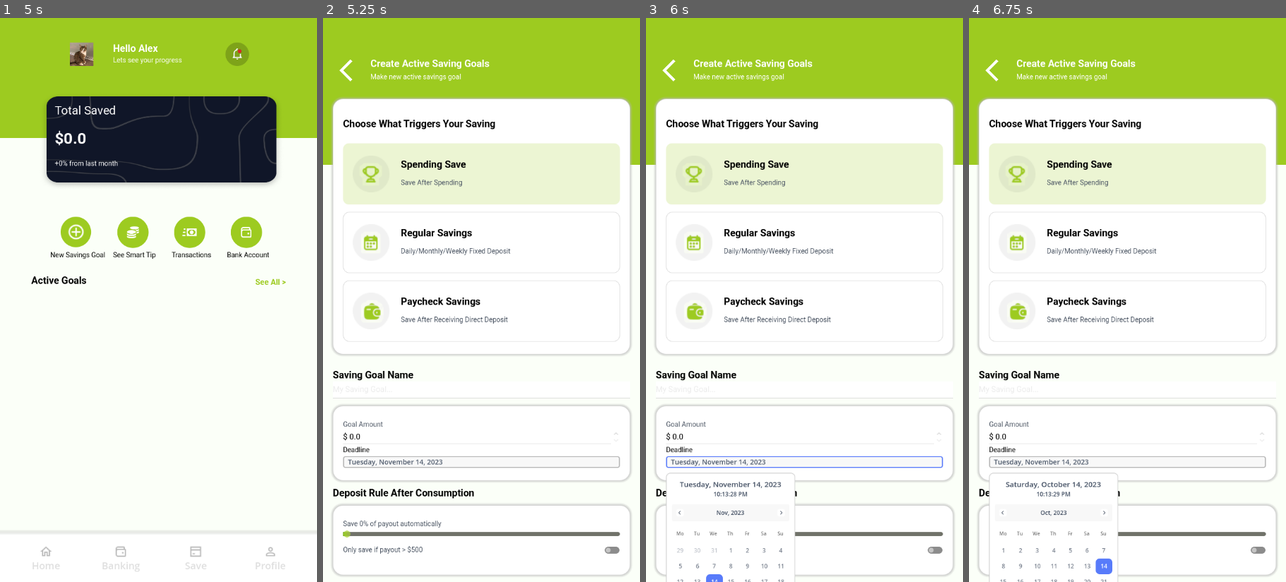
Above: before the commit, frames 1-4 (left to right).
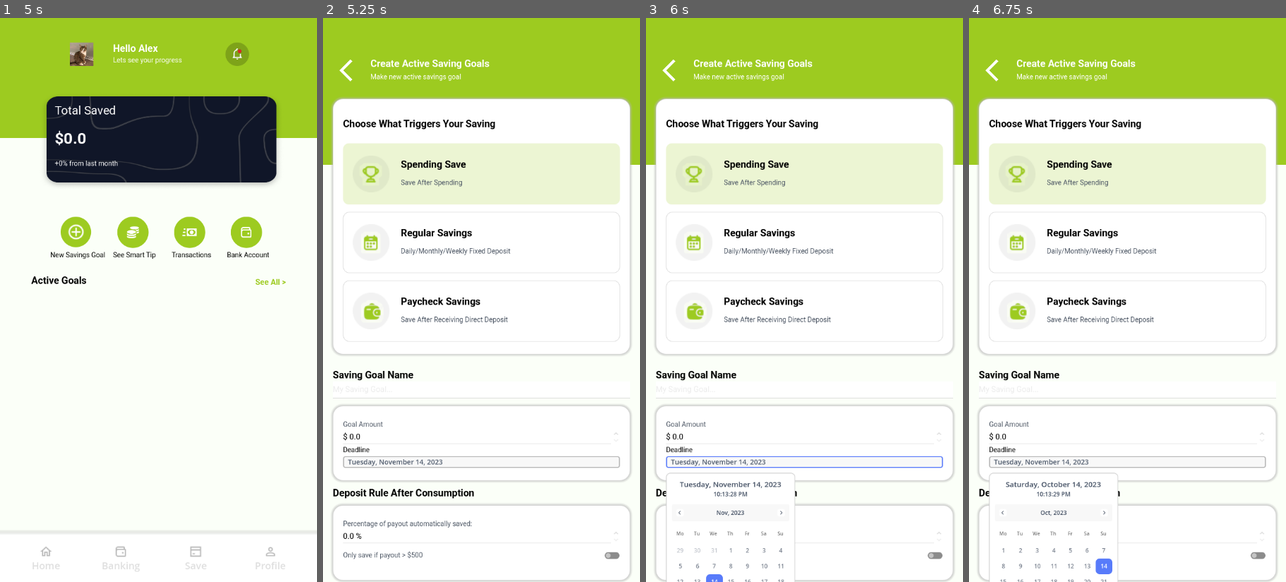
Above: after the commit, the same moments.

Repository: JUB-Yoush/4443-project
Game: Godot game, scene res://views/login.tscn
Two runs of this game, one before a commit and one after it. Both use one fixed random seed, a clock stepped at 60 frames per second and the inputs below.
Inputs (mouse positions are in pixels of both pictures, inside the frame that each line leads up to):
- Up to frame 1 (5 s): click (158, 96) at 0.52 s; type "Alex" at 0.6 s; click (158, 147) at 0.75 s; type "12" at 0.83 s; click "Login" at 1.25 s; click "Create Account" at 2 s; click (158, 96) at 2.77 s; type "Alex" at 2.85 s; click (158, 130) at 3 s; type "Alex" at 3.08 s; click (158, 164) at 3.23 s; type "Alex" at 3.32 s; click (158, 198) at 3.52 s; type "12" at 3.6 s; click "Register Account" at 4.25 s
- Up to frame 2 (5.25 s): click "New Savings Goal" at 5 s
- Up to frame 3 (6 s): click "Tuesday, November 14, 2023" at 5.75 s
- Up to frame 4 (6.75 s): click (1003, 514) at 6.5 s

Frame 1 is identical in both runs. In frame 2, 1.7% of the frame differs, in the area x 2-98%, y 89-100%; in frame 3, 0.7%; in frame 4, 0.7%.

Commit message:
text entry

Diff:
--- a/new_game_project/controllers/saving_goal_maker.gd
+++ b/new_game_project/controllers/saving_goal_maker.gd
@@ -38,13 +38,14 @@
 	$%RegularSaveBtn.pressed.connect(func(): change_trigger(SavingsType.REGULAR))
 	$%DepositSaveBtn.pressed.connect(func(): change_trigger(SavingsType.DEPOSIT))
 
-	$%SpendingSlider.value_changed.connect(func(value:float):
+	$%DepositEntry.value_changed.connect(func(value:float):
 		percentage_saved = int(value)
-		$%SpendingLabel.text = "Save " + str(int(value)) + "% of payout automatically" )
+	#	$%SpendingLabel.text = "Save " + str(int(value)) + "% of payout automatically"
+		)
 
-	$%DepositSlider.value_changed.connect(func(value:float):
+	$%PercentageEntry.value_changed.connect(func(value:float):
 		percentage_saved = int(value)
-		$%DepositLabel.text = "Save " + str(int(value)) + "% of payout automatically"
+		#$%DepositLabel.text = "Save " + str(int(value)) + "% of payout automatically"
 		)
 
 	$%DailySave.pressed.connect(func(): freq = SavingsFreq.DAILY)
--- a/new_game_project/views/saving_goal_maker.tscn
+++ b/new_game_project/views/saving_goal_maker.tscn
@@ -438,13 +438,14 @@
 theme = ExtResource("1_8fir6")
 theme_type_variation = &"GreyText"
 bbcode_enabled = true
-text = "Save 0% of payout automatically"
-vertical_alignment = 1
-
-[node name="SpendingSlider" type="HSlider" parent="PanelContainer/MarginContainer/VBoxContainer/SpendingControls/SpendingSave/PanelContainer/SavingControls/VBoxContainer"]
-unique_name_in_owner = true
-modulate = Color(0.658824, 0.815686, 0.227451, 1)
-layout_mode = 2
+text = "Percentage of payout automatically saved:"
+vertical_alignment = 1
+
+[node name="PercentageEntry" type="SpinBox" parent="PanelContainer/MarginContainer/VBoxContainer/SpendingControls/SpendingSave/PanelContainer/SavingControls/VBoxContainer"]
+unique_name_in_owner = true
+layout_mode = 2
+step = 0.1
+suffix = "%"
 
 [node name="HBoxContainer" type="HBoxContainer" parent="PanelContainer/MarginContainer/VBoxContainer/SpendingControls/SpendingSave/PanelContainer/SavingControls/VBoxContainer"]
 layout_mode = 2
@@ -589,13 +590,14 @@
 theme = ExtResource("1_8fir6")
 theme_type_variation = &"GreyText"
 bbcode_enabled = true
-text = "Save 0% of payout automatically"
-vertical_alignment = 1
-
-[node name="DepositSlider" type="HSlider" parent="PanelContainer/MarginContainer/VBoxContainer/SpendingControls/DepositSave/PanelContainer/SavingControls/VBoxContainer"]
-unique_name_in_owner = true
-modulate = Color(0.658824, 0.815686, 0.227451, 1)
-layout_mode = 2
+text = "Percentage of payout automatically saved:"
+vertical_alignment = 1
+
+[node name="DepositEntry" type="SpinBox" parent="PanelContainer/MarginContainer/VBoxContainer/SpendingControls/DepositSave/PanelContainer/SavingControls/VBoxContainer"]
+unique_name_in_owner = true
+layout_mode = 2
+step = 0.1
+suffix = "%"
 
 [node name="HBoxContainer" type="HBoxContainer" parent="PanelContainer/MarginContainer/VBoxContainer/SpendingControls/DepositSave/PanelContainer/SavingControls/VBoxContainer"]
 layout_mode = 2
Not shown: 1 places in new_game_project/views/saving_goal_maker.tscn that only renumber resources
